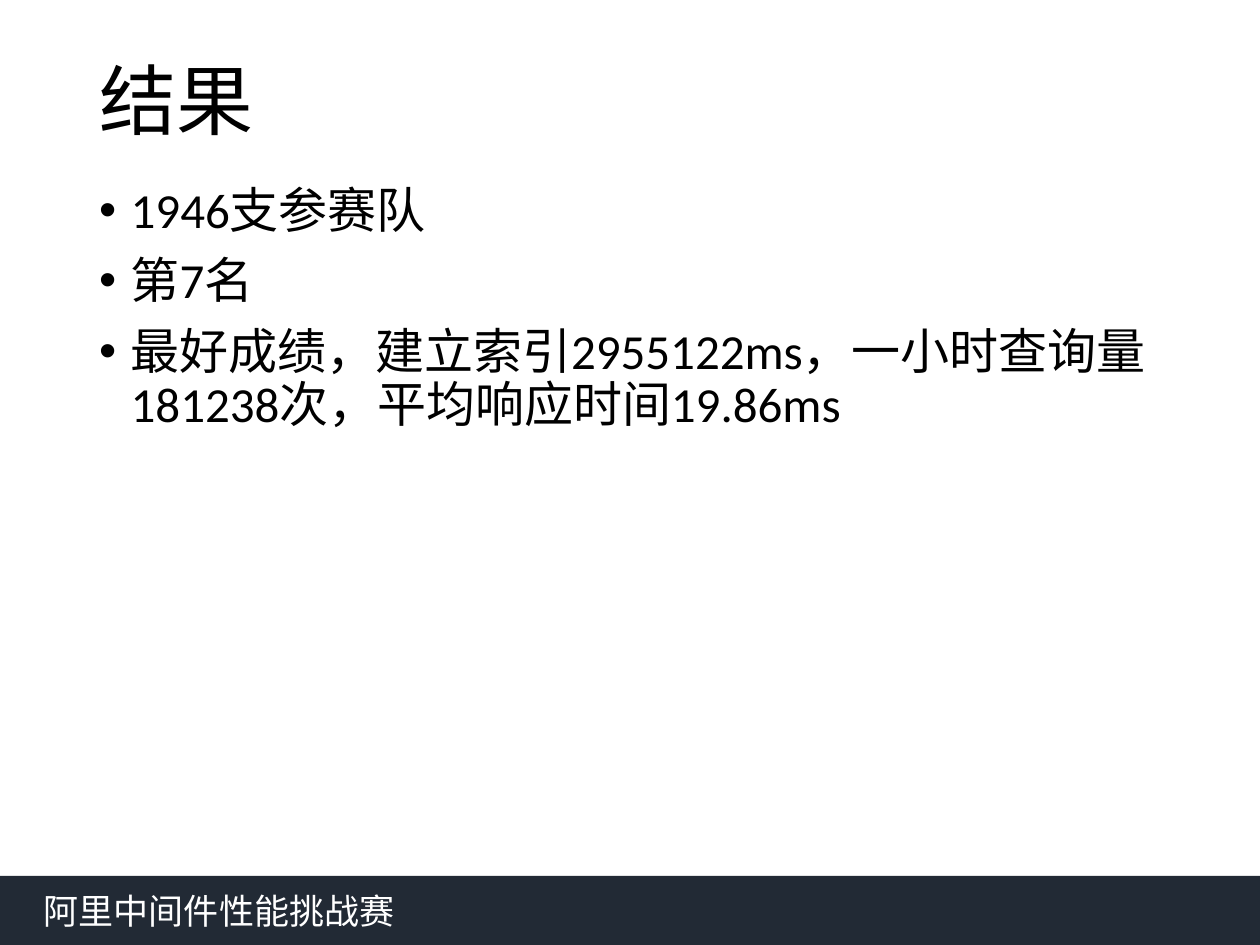
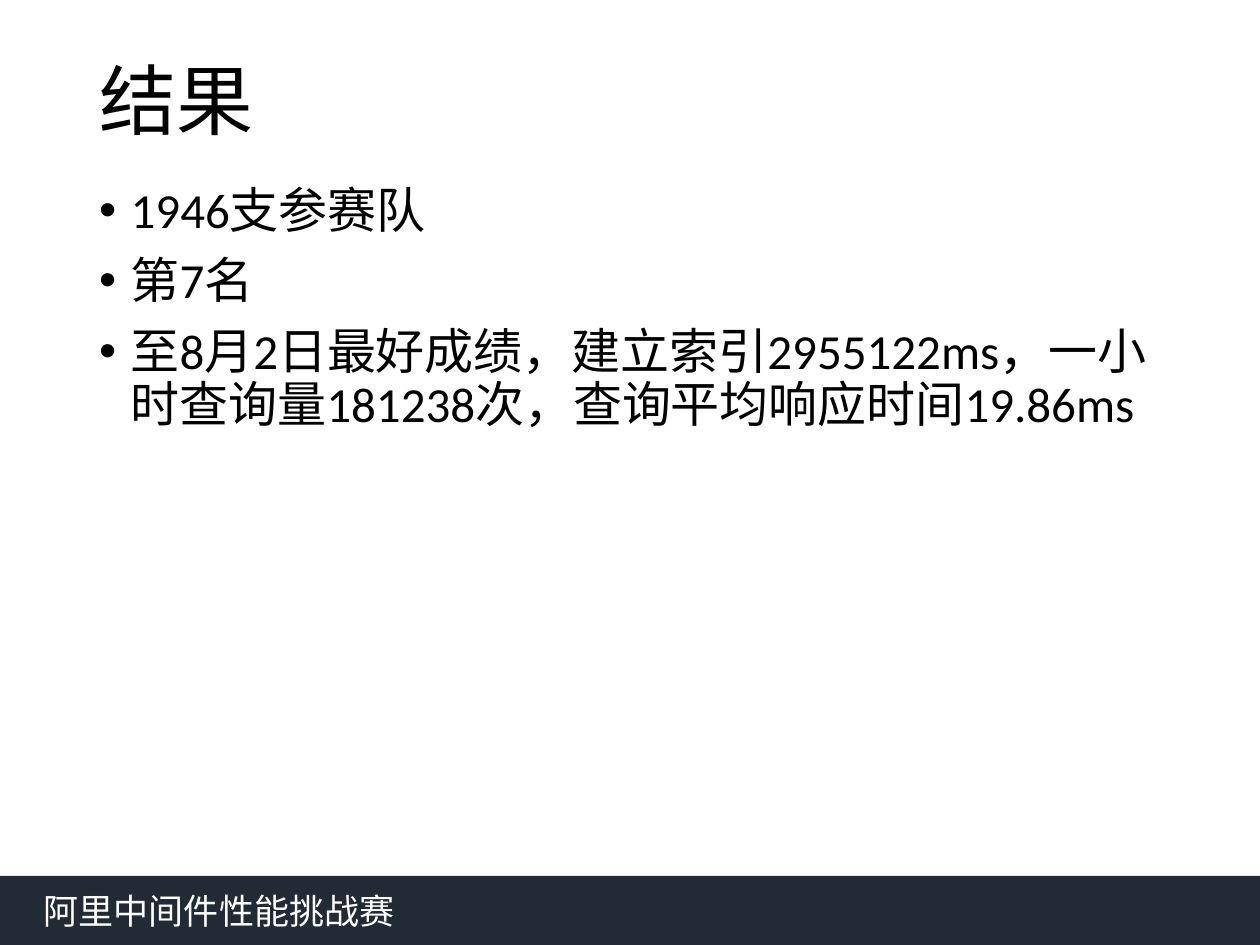
Before and after one commit to qwordy/AlibabaMiddlewareRace2, a slide deck: slide 5 of doc/中间件答辩yfy.pptx. Drawn at 1260x945 pixels with LibreOffice and Linux fonts; fonts in the diff are those of the drawing. Boxes give left, top, right and bottom in pixels: in the first picture for what was removed or moved away, otherwise in the second. Text is boxed around its words. In the diff, an @@ line names an element or a change of style, - is before the commit and + after.

```diff
--- a/doc/中间件答辩yfy.pptx
+++ b/doc/中间件答辩yfy.pptx
@@ text at (131, 327, 1146, 427): text changed @@
-• 最好成绩，建立索引2955122ms，一小时查询量181238次，平均响应时间19.86ms
+• 至8月2日最好成绩，建立索引2955122ms，一小时查询量181238次，查询平均响应时间19.86ms
```
Also in this commit, not shown: 5 other slides changed, 1 slide added, 1 slide removed.
